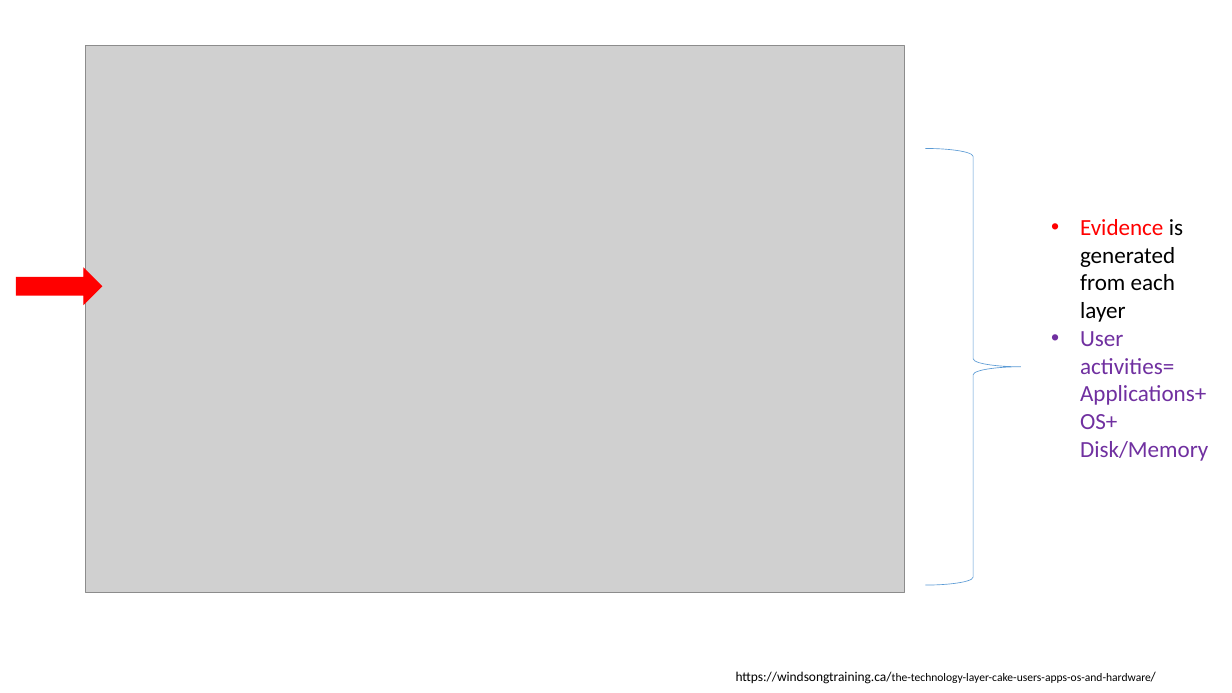
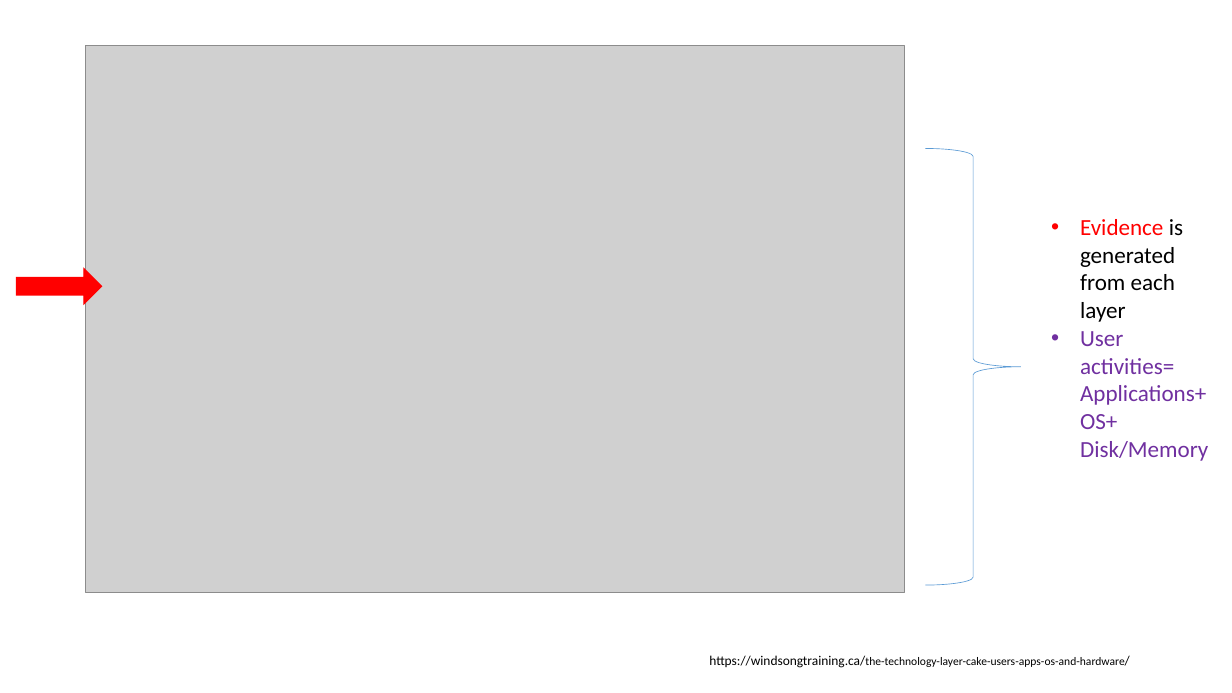
Before and after one commit to frankwxu/digital-forensics-lab, a slide deck: slide 3 of NIST_Data_Leakage_Case/NIST_Data_Leakage_03_WebHistory_SQL.pptx. Drawn at 1232x693 pixels with LibreOffice and Linux fonts; fonts in the diff are those of the drawing; grey boxes stand for pictures; background and template pictures are left out. Boxes give left, top, right and bottom in pixels: in the first picture for what was removed or moved away, otherwise in the second. Text is boxed around its words. In the diff, an @@ line names an element or a change of style, - is before the commit and + after.

```diff
--- a/NIST_Data_Leakage_Case/NIST_Data_Leakage_03_WebHistory_SQL.pptx
+++ b/NIST_Data_Leakage_Case/NIST_Data_Leakage_03_WebHistory_SQL.pptx
@@ text "https://windsongtraining.ca/the-technology-layer-cake-users- ...": place and size @@
-text "https://windsongtraining.ca/the-technology-layer-cake-users- ..." at (736,671,1151,684)
+text "https://windsongtraining.ca/the-technology-layer-cake-users- ..." at (709,655,1124,668)
```
Also in this commit, not shown: 3 other slides changed, 1 slide added, 1 slide removed, 3 other files.
